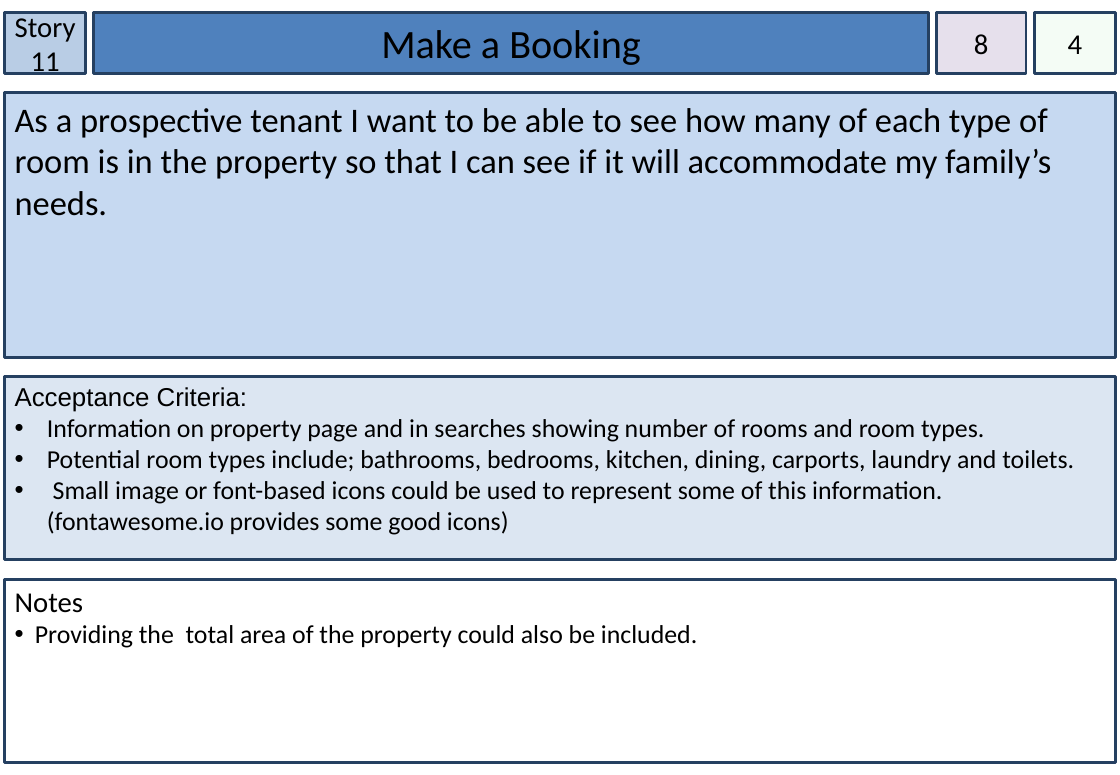
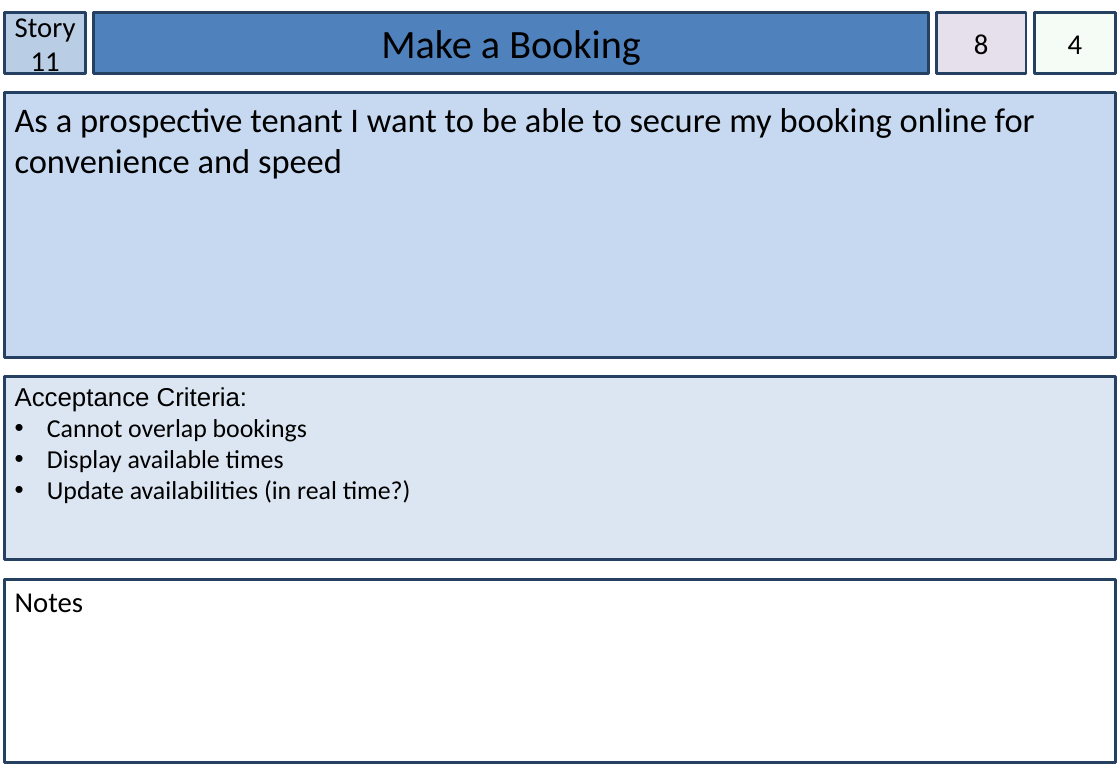
Before and after one commit to cshor24/IFB299-Group-26---Property-Management, a slide deck: slide 13 of Story Cards version a million.pptx. Drawn at 1120x775 pixels with LibreOffice and Linux fonts; fonts in the diff are those of the drawing. Boxes give left, top, right and bottom in pixels: in the first picture for what was removed or moved away, otherwise in the second. Text is boxed around its words. In the diff, an @@ line names an element or a change of style, - is before the commit and + after.

```diff
--- a/Story Cards version a million.pptx
+++ b/Story Cards version a million.pptx
@@ text in rectangle at box(15, 108, 1035, 179): text changed @@
-As a prospective tenant I want to be able to see how many of each type of room is in the property so that I can see if it will accommodate my family’s needs.
+As a prospective tenant I want to be able to secure my booking online for convenience and speed
@@ text in rectangle at box(47, 419, 411, 503): text changed @@
-• Information on property page and in searches showing number of rooms and room types.
-• Potential room types include; bathrooms, bedrooms, kitchen, dining, carports, laundry and toilets.
-• Small image or font-based icons could be used to represent some of this information. (fontawesome.io provides some good icons)
+• Cannot overlap bookings
+• Display available times
+• Update availabilities (in real time?)
@@ text in rectangle at box(35, 625, 697, 648): paragraph removed @@
-• Providing the total area of the property could also be included.
```
Also in this commit, not shown: 1 other slide changed.
